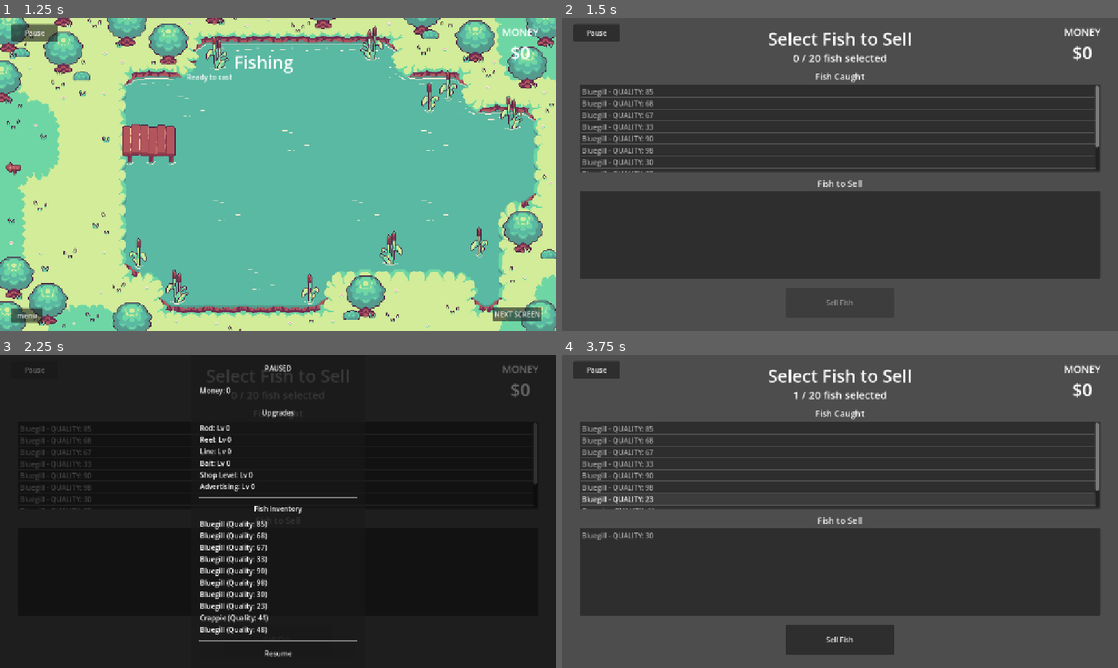
Above: before the commit, frames 1-4 (two rows, left to right).
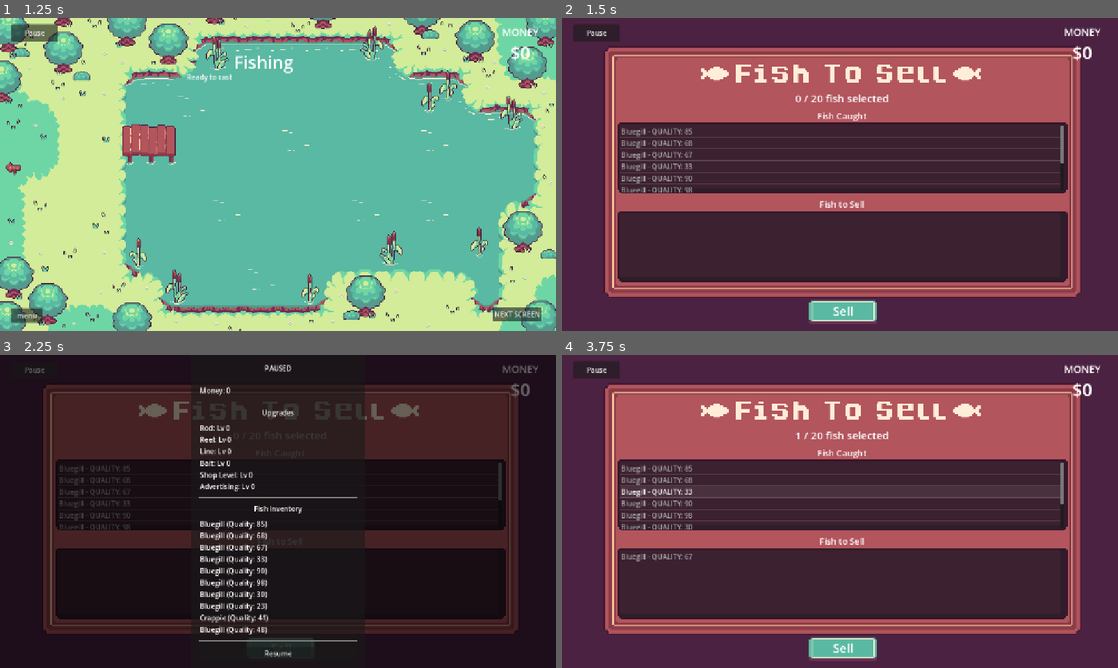
Above: after the commit, the same moments.

Repository: V-Mirea/comfy-summer-fishing-game
Game: Godot game, scene res://assets/game/game.tscn
The game is run twice, just before and just after one commit, with the same random seed, the same clock (stepped at 60 frames per second) and the same inputs. The engine's default icon, where the game draws it, is replaced by a stand-in: a white triangle on a blue panel in a dark square.
Inputs (mouse positions are in pixels of both pictures, inside the frame that each line leads up to):
- Up to frame 1 (1.25 s): click "play" at 0.5 s
- Up to frame 2 (1.5 s): click "NEXT SCREEN" at 1.25 s
- Up to frame 3 (2.25 s): click "Pause" at 2 s
- Up to frame 4 (3.75 s): click "Resume" at 2.75 s; tap Enter at 3.5 s; move the mouse to (962, 495) at 3.52 s; hold Right (ui_right) from 3.53 s (still down); hold E (interact) from 3.53 s (still down); click (962, 495) at 3.67 s

Frame 1 is identical in both runs. In frame 2, 72% of the frame differs, in the area x 0-100%, y 0-100%; in frame 3, 23%; in frame 4, 75%.

Commit message:
add art to fish select screen

Diff:
--- a/assets/game/select_selling_scene/select_selling_manager.gd
+++ b/assets/game/select_selling_scene/select_selling_manager.gd
@@ -4,7 +4,7 @@
 
 @export var caught_list: ItemList
 @export var selling_list: ItemList
-@export var proceed_button: Button
+@export var proceed_button: TextureButton
 @export var slots_label: Label
 
 var caught_fish: Array[Fish] = []
--- a/assets/game/select_selling_scene/select_selling_scene.tscn
+++ b/assets/game/select_selling_scene/select_selling_scene.tscn
@@ -1,6 +1,9 @@
 [gd_scene format=3 uid="uid://u2kl2fl6vlrw"]
 
 [ext_resource type="Script" uid="uid://dqp0nysdui6v3" path="res://assets/game/select_selling_scene/select_selling_manager.gd" id="1_script"]
+[ext_resource type="Texture2D" uid="uid://slc13ikvkxua" path="res://assets/game/select_selling_scene/To_sell_screen_all.png" id="2_u5hd8"]
+[ext_resource type="Texture2D" uid="uid://c4ni27o2xegci" path="res://assets/game/shared/ui/button/Blue_button_large.PNG" id="3_0hryq"]
+[ext_resource type="Texture2D" uid="uid://cpn8nhgpdc7me" path="res://assets/game/shared/ui/button/Blue_button_large_pressed.PNG" id="4_1ddue"]
 
 [sub_resource type="LabelSettings" id="LabelSettings_title"]
 font_size = 40
@@ -10,6 +13,9 @@
 
 [sub_resource type="LabelSettings" id="LabelSettings_panel"]
 font_size = 20
+
+[sub_resource type="LabelSettings" id="LabelSettings_ux6l5"]
+font_size = 28
 
 [node name="SelectSellingScene" type="Control" unique_id=535879537 node_paths=PackedStringArray("caught_list", "selling_list", "proceed_button", "slots_label")]
 layout_mode = 3
@@ -25,7 +31,14 @@
 proceed_button = NodePath("ProceedButton")
 slots_label = NodePath("SlotsLabel")
 
+[node name="TextureRect" type="TextureRect" parent="." unique_id=1645365643]
+layout_mode = 0
+offset_right = 40.0
+offset_bottom = 40.0
+texture = ExtResource("2_u5hd8")
+
 [node name="Title" type="Label" parent="." unique_id=258466543]
+visible = false
 layout_mode = 0
 offset_left = 267.0
 offset_top = 20.0
@@ -38,10 +51,10 @@
 
 [node name="SlotsLabel" type="Label" parent="." unique_id=1586309422]
 layout_mode = 0
-offset_left = 267.0
-offset_top = 75.0
-offset_right = 1013.0
-offset_bottom = 105.0
+offset_left = 272.0
+offset_top = 168.0
+offset_right = 1018.0
+offset_bottom = 202.0
 text = "0 / 3 fish selected"
 label_settings = SubResource("LabelSettings_slots")
 horizontal_alignment = 1
@@ -49,10 +62,10 @@
 
 [node name="HSplitContainer" type="VSplitContainer" parent="." unique_id=1327749703]
 layout_mode = 0
-offset_left = 40.0
-offset_top = 120.0
-offset_right = 1240.0
-offset_bottom = 600.0
+offset_left = 130.0
+offset_top = 211.0
+offset_right = 1159.0
+offset_bottom = 606.0
 
 [node name="TopPanel" type="VBoxContainer" parent="HSplitContainer" unique_id=74036727]
 layout_mode = 2
@@ -82,10 +95,22 @@
 layout_mode = 2
 size_flags_vertical = 3
 
-[node name="ProceedButton" type="Button" parent="." unique_id=1159742691]
+[node name="ProceedButton" type="TextureButton" parent="." unique_id=890188191]
 layout_mode = 0
-offset_left = 515.0
-offset_top = 620.0
-offset_right = 765.0
-offset_bottom = 690.0
-text = "Sell Fish"
+offset_left = 567.0
+offset_top = 648.0
+offset_right = 727.0
+offset_bottom = 707.0
+texture_normal = ExtResource("3_0hryq")
+texture_pressed = ExtResource("4_1ddue")
+
+[node name="Label" type="Label" parent="ProceedButton" unique_id=55385710]
+layout_mode = 0
+offset_left = 11.0
+offset_top = 7.0
+offset_right = 150.0
+offset_bottom = 47.0
+text = "Sell"
+label_settings = SubResource("LabelSettings_ux6l5")
+horizontal_alignment = 1
+vertical_alignment = 1
Binary file added: assets/game/select_selling_scene/To_sell_no_boxes.png
Not shown, added: assets/game/select_selling_scene/To_sell_no_boxes.png.import
Binary file added: assets/game/select_selling_scene/To_sell_screen_all.png
Not shown, added: assets/game/select_selling_scene/To_sell_screen_all.png.import
Binary file added: assets/game/shared/ui/button/Yellow_button_large.png
Not shown, added: assets/game/shared/ui/button/Yellow_button_large.png.import
Binary file added: assets/game/shared/ui/button/Yellow_button_large_pressed.png
Not shown, added: assets/game/shared/ui/button/Yellow_button_large_pressed.png.import
